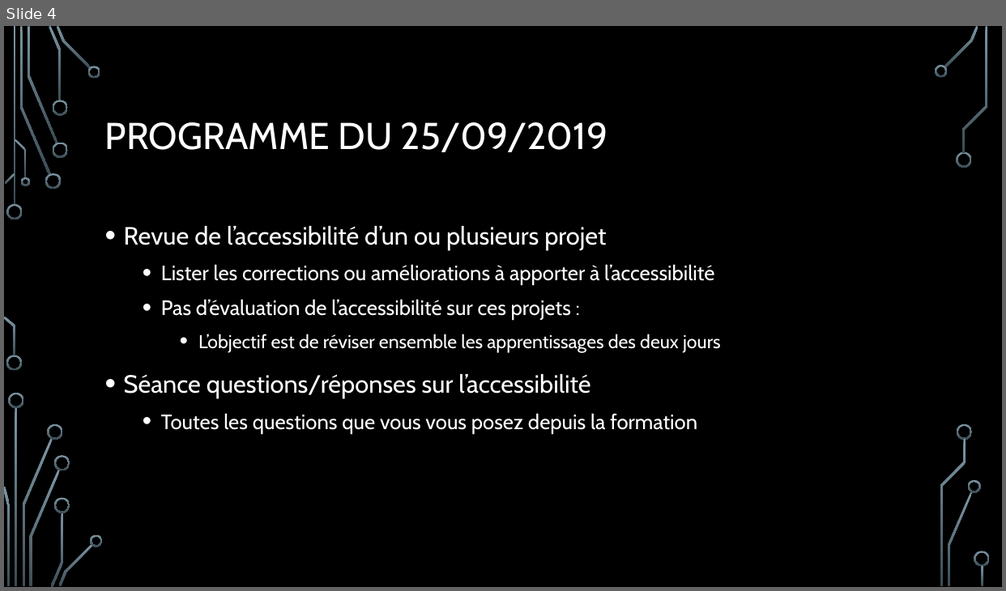
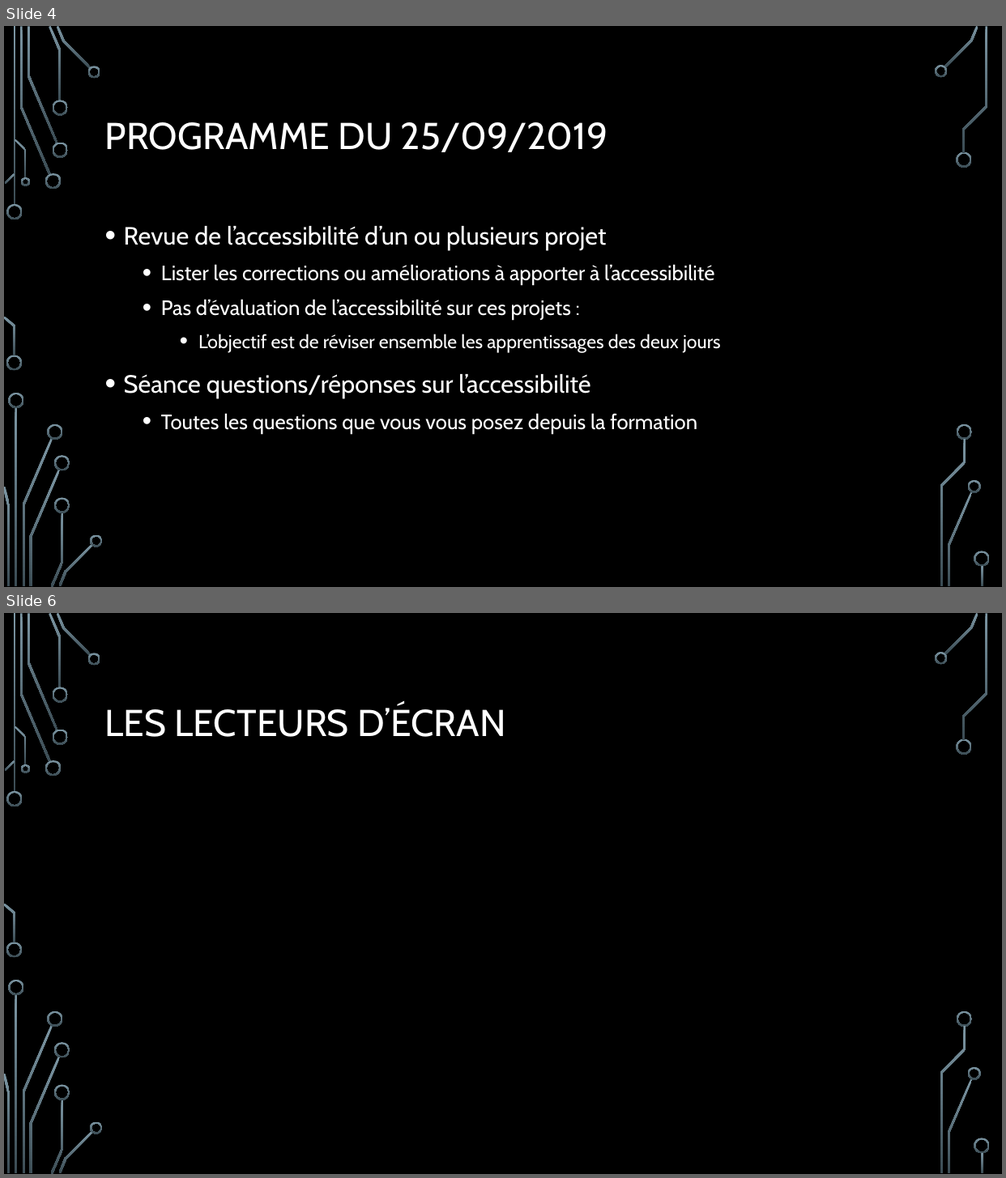
Before and after one commit to n-chardon/enc-a11y-training, a slide deck: presentations/Retours sur la journée 1.pptx. Shown one above the other, each under a label of ours: slide 4 before the commit, slides 4 and 6 after it; the slides between them are not shown. The pictures are 1006x591 and 1006x1178 pixels, drawn with LibreOffice and Linux fonts; fonts in the diff are those of the drawing; background and template pictures are left out. Boxes give left, top, right and bottom in pixels: in the first picture for what was removed or moved away, otherwise in the second. Text is boxed around its words. In the diff, an @@ line names an element or a change of style, - is before the commit and + after.

```diff
--- a/presentations/Retours sur la journée 1.pptx
+++ b/presentations/Retours sur la journée 1.pptx
@@ slide 6 added at (x1=4, y1=613, x2=1002, y2=1174), background picture (left out); not listed: 36 template elements that a slide beside it also shows @@
@@ title added at (x1=105, y1=705, x2=505, y2=737), 36 pt, text #FFFFFF @@
+LES LECTEURS D’ÉCRAN
```
Also in this commit, not shown: 1 other slide added.
